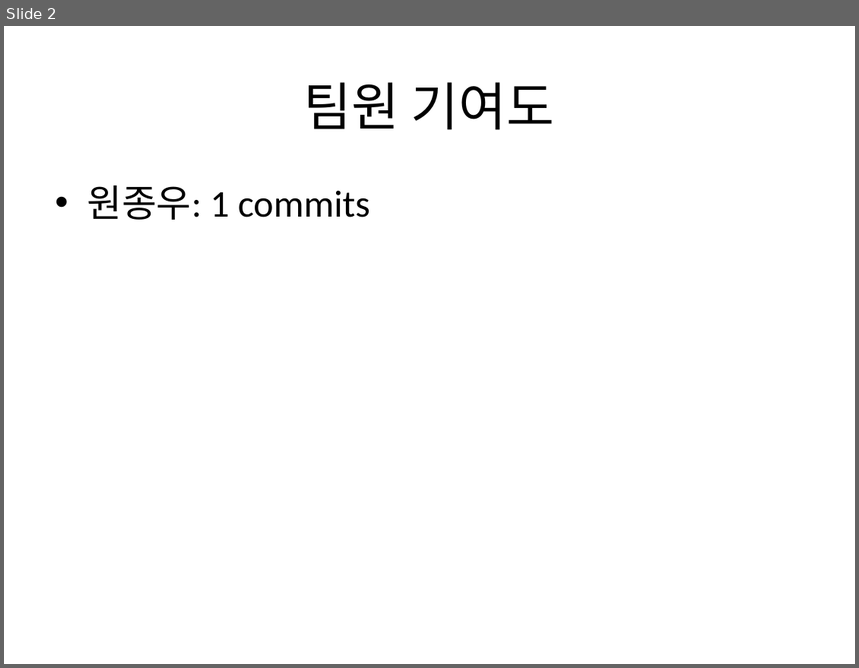
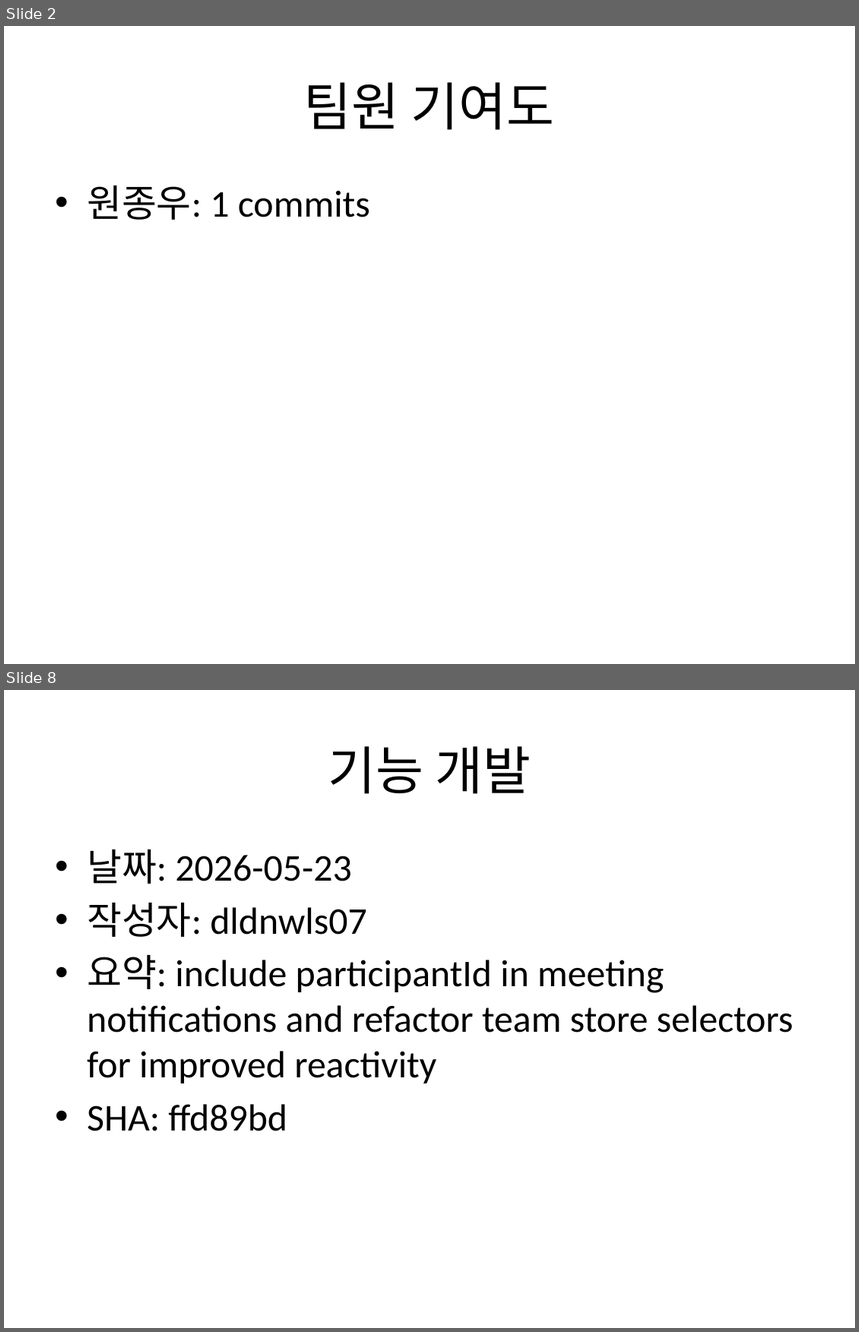
Before and after one commit to Jongwoo0101/worksight-commit-bot, a slide deck: data/commit_report.pptx. Shown one above the other, each under a label of ours: slide 2 before the commit, slides 2 and 8 after it; the slides between them are not shown. The pictures are 859x668 and 859x1332 pixels, drawn with LibreOffice and Linux fonts; fonts in the diff are those of the drawing. Boxes give left, top, right and bottom in pixels: in the first picture for what was removed or moved away, otherwise in the second. Text is boxed around its words. In the diff, an @@ line names an element or a change of style, - is before the commit and + after.

Commit message:
feat: target repo 신규 커밋 1건 반영 - test: just for commit bot test. ignore this commit 22 작성자: 원종우 코드: 5f60a31

```diff
--- a/data/commit_report.pptx
+++ b/data/commit_report.pptx
@@ slide 8 added at (4, 690, 855, 1328), background #FFFFFF @@
@@ title added at (328, 746, 531, 794), 44 pt, text #000000 @@
+기능 개발
@@ text added at (87, 850, 794, 1132), 32 pt, text #000000 @@
+• 날짜: 2026-05-23
+• 작성자: dldnwls07
+• 요약: include participantId in meeting notifications and refactor team store selectors for improved reactivity
+• SHA: ffd89bd
```
Also in this commit, not shown: 2 slides changed, 175 other slides added, 4 other files.
